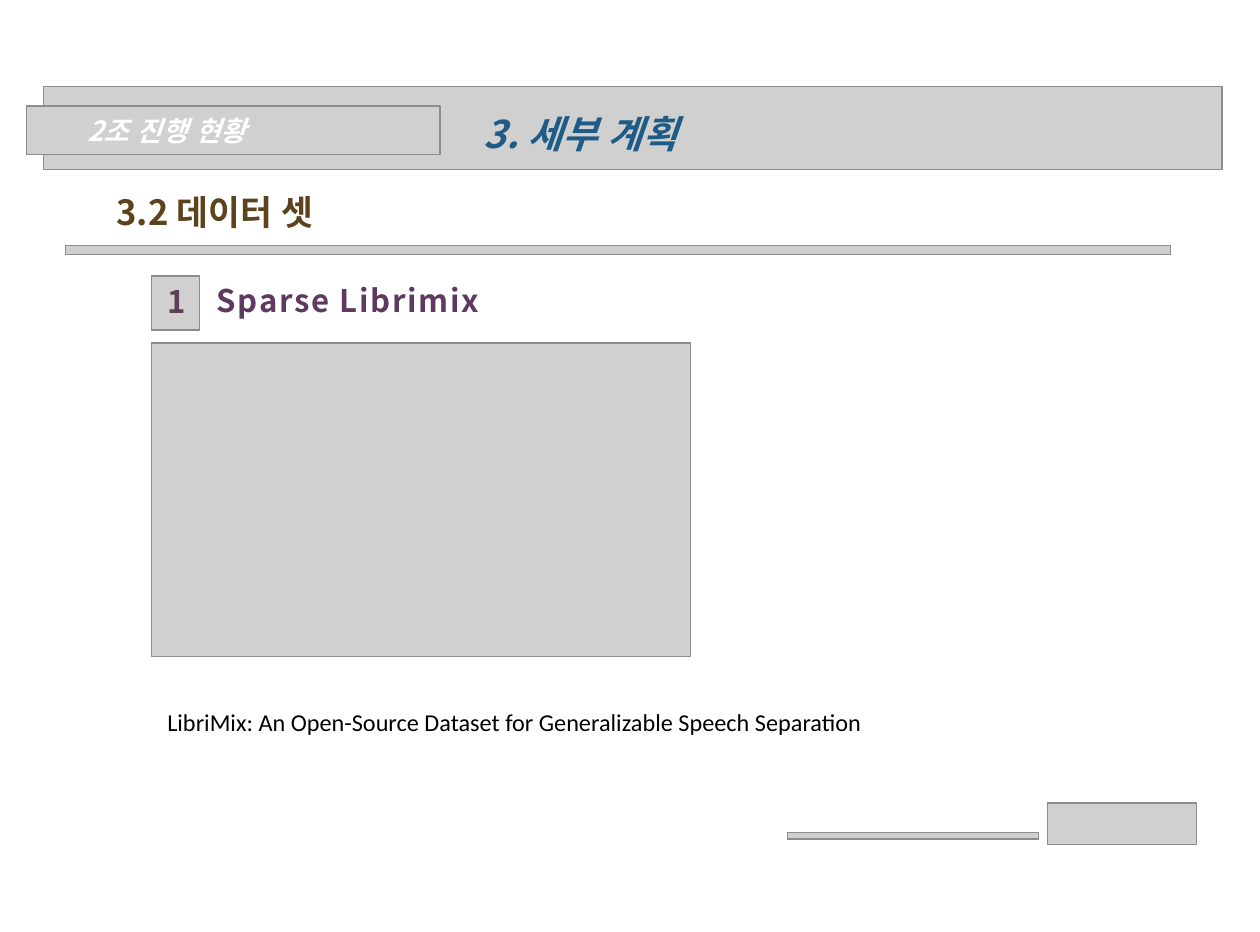
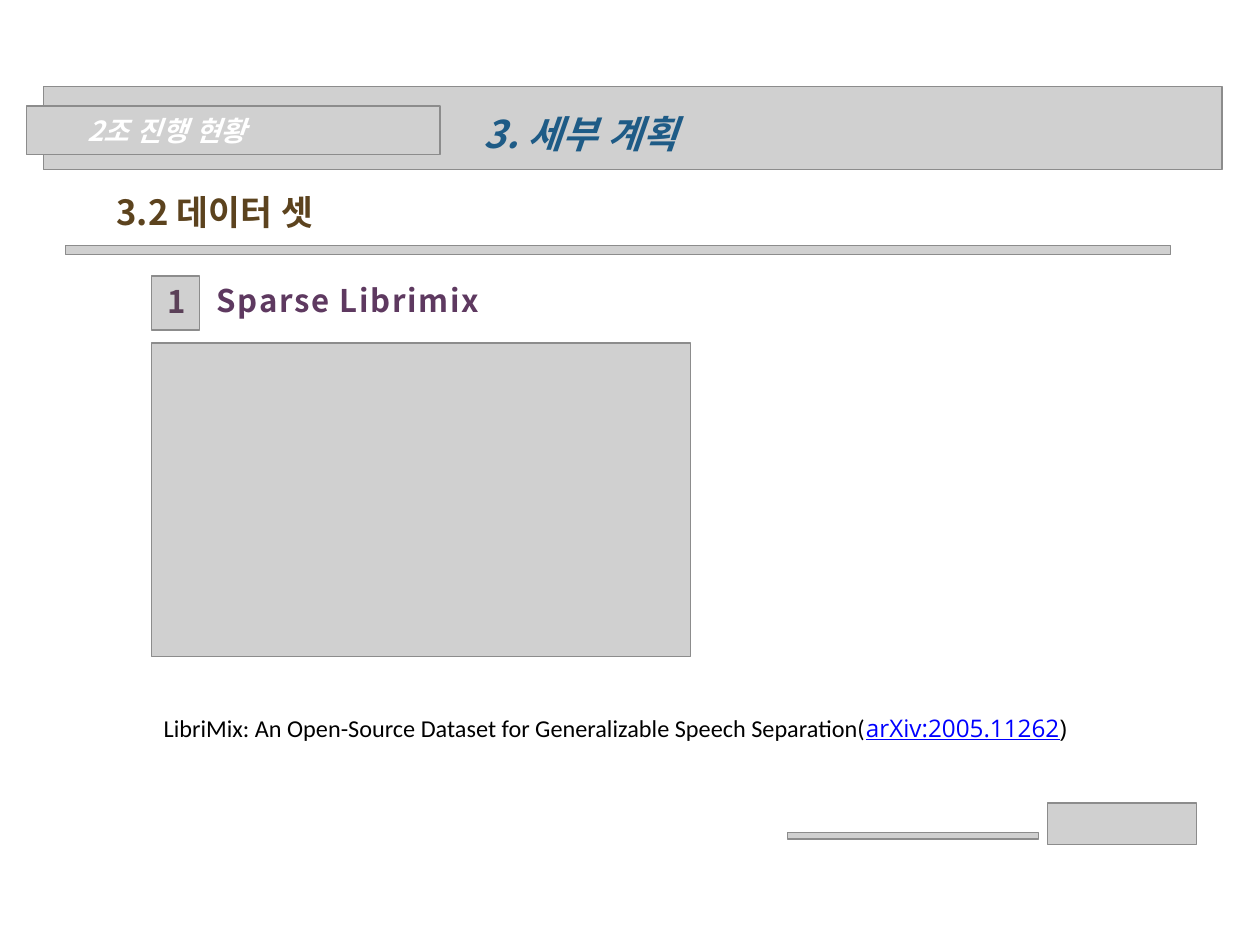
Before and after one commit to wonchul98/audio-to-summary, a slide deck: slide 12 of ppt/0310_2조_나현희_신원철.pptx (slide 11 before the commit). Drawn at 1260x932 pixels with LibreOffice and Linux fonts; fonts in the diff are those of the drawing; grey boxes stand for pictures; background and template pictures are left out. Boxes give left, top, right and bottom in pixels: in the first picture for what was removed or moved away, otherwise in the second. Text is boxed around its words. In the diff, an @@ line names an element or a change of style, - is before the commit and + after.

Commit message:
0310 ppt commit

```diff
--- a/ppt/0310_2조_나현희_신원철.pptx
+++ b/ppt/0310_2조_나현희_신원철.pptx
@@ text at (164, 719, 1067, 741): text changed @@
-LibriMix: An Open-Source Dataset for Generalizable Speech Separation
+LibriMix: An Open-Source Dataset for Generalizable Speech Separation(arXiv:2005.11262)
```
Also in this commit, not shown: 1 other slide changed, 2 slides added, 2 other files.
